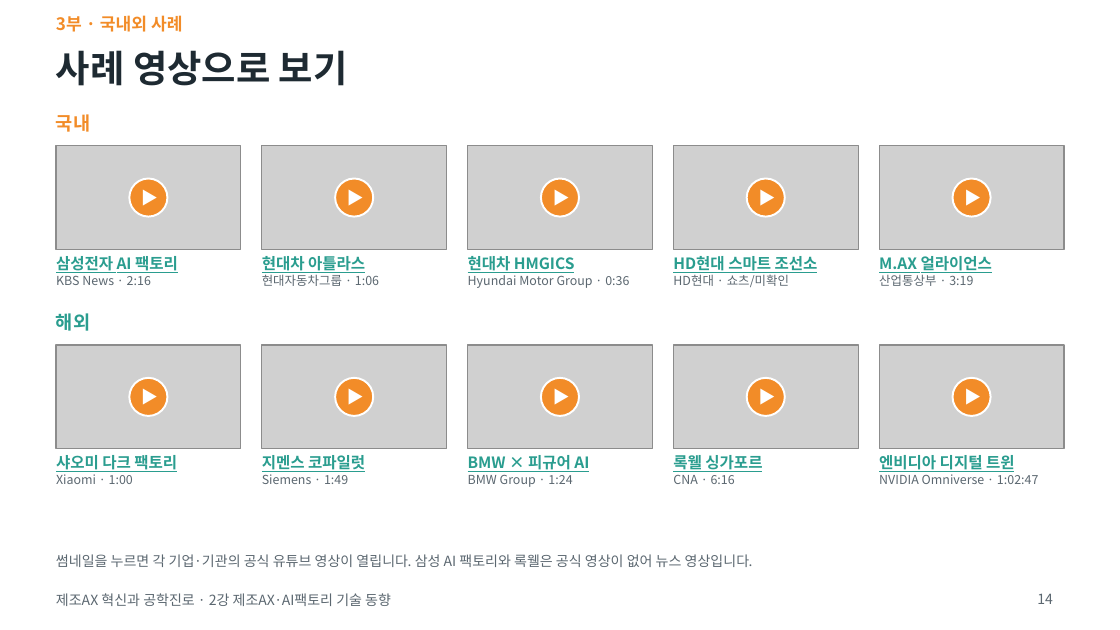
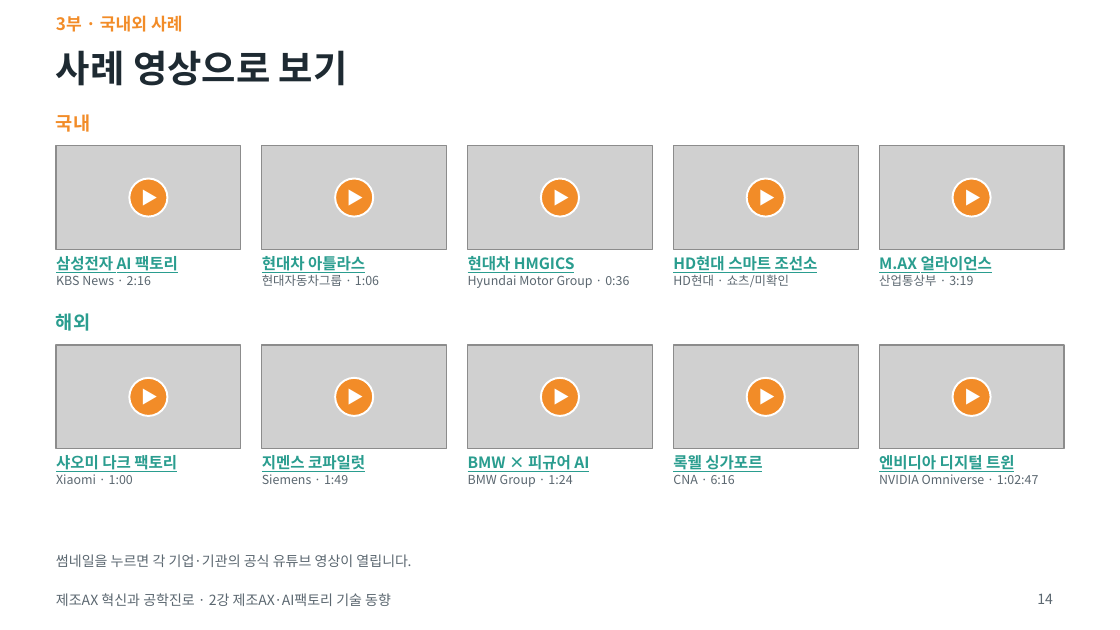
Before and after one commit to ykkimhgu/Intro-MCE-Freshman-Course, a slide deck: slide 14 of lecture2/2강_제조AX_AI팩토리_기술동향.pptx. Drawn at 1120x630 pixels with LibreOffice and Linux fonts; fonts in the diff are those of the drawing; grey boxes stand for pictures. Boxes give left, top, right and bottom in pixels: in the first picture for what was removed or moved away, otherwise in the second. Text is boxed around its words. In the diff, an @@ line names an element or a change of style, - is before the commit and + after.

```diff
--- a/lecture2/2강_제조AX_AI팩토리_기술동향.pptx
+++ b/lecture2/2강_제조AX_AI팩토리_기술동향.pptx
@@ text at (56,554,411,567): text changed @@
-썸네일을 누르면 각 기업·기관의 공식 유튜브 영상이 열립니다. 삼성 AI 팩토리와 록웰은 공식 영상이 없어 뉴스 영상입니다.
+썸네일을 누르면 각 기업·기관의 공식 유튜브 영상이 열립니다.
```
Also in this commit, not shown: 2 other slides changed, 9 other files.
